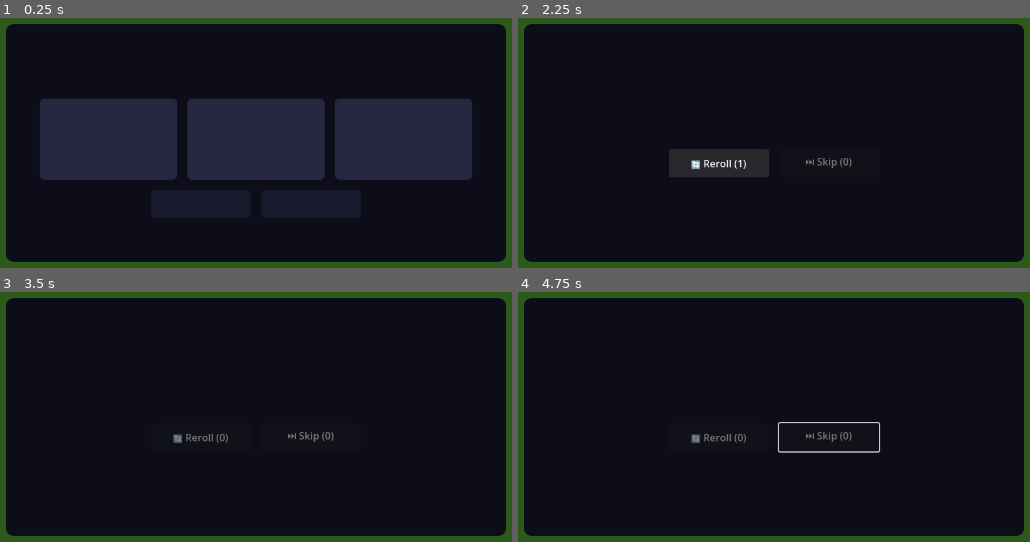
Above: before the commit, frames 1-4 (two rows, left to right).
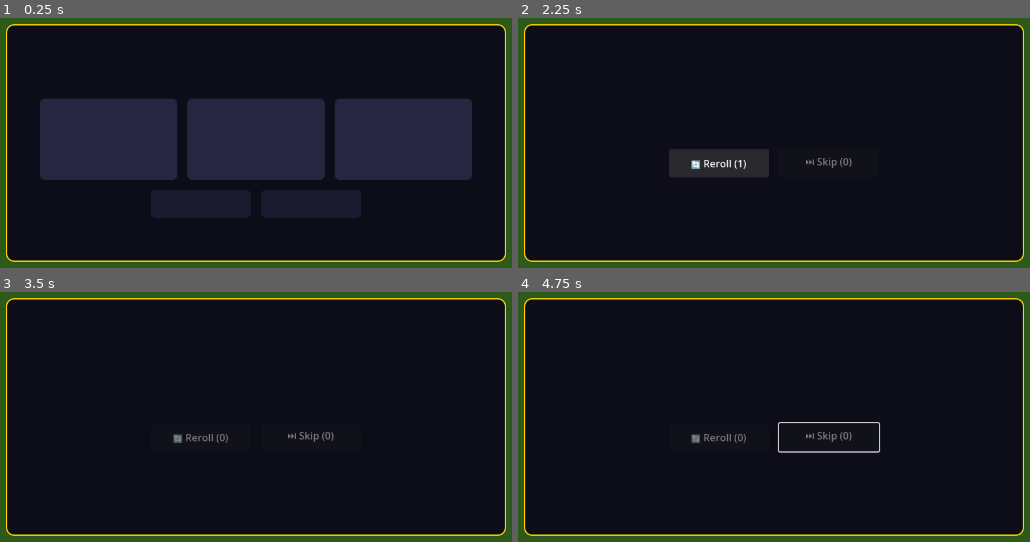
Above: after the commit, the same moments.

Repository: jegy911/survivors-clone
Game: Godot game, scene res://ui/upgrade_ui.tscn
Two runs of this game, one before a commit and one after it. Both use one fixed random seed, a clock stepped at 60 frames per second and the inputs below. This scene is started directly instead of the project's main scene. Sound files missing from this copy of the repository are replaced by a short silence.
Inputs (mouse positions are in pixels of both pictures, inside the frame that each line leads up to):
- Up to frame 1 (0.25 s): no input
- Up to frame 2 (2.25 s): click (830, 203) at 0.5 s; click (830, 203) at 1.25 s; click (717, 203) at 2 s
- Up to frame 3 (3.5 s): click "🔄 Reroll (1)" at 2.75 s
- Up to frame 4 (4.75 s): tap Enter at 3.5 s; hold Right (ui_right) 3.53-4.28 s; tap Space at 4.25 s; hold Down (ui_down) from 4.28 s (still down)

The runs differ from the first frame. In frame 1, 1.9% of the frame differs, in the area x 1-99%, y 2-98%; in frame 2, 1.9%; in frame 3, 1.9%; in frame 4, 1.9%.
Error before the commit: Invalid access to property or key 'xp_to_next_level' on a base object of type 'Nil'. (res://ui/upgrade_ui.gd:244)
Error after the commit: Invalid access to property or key 'xp_to_next_level' on a base object of type 'Nil'. (res://ui/upgrade_ui.gd:250)

Commit message:
Update upgrade_ui.gd

Diff:
--- a/ui/upgrade_ui.gd
+++ b/ui/upgrade_ui.gd
@@ -26,6 +26,11 @@
 
 	var style = StyleBoxFlat.new()
 	style.bg_color = Color("#0D0D1A")
+	style.border_color = Color("#FFD700")
+	style.border_width_left = 2
+	style.border_width_right = 2
+	style.border_width_top = 2
+	style.border_width_bottom = 2
 	style.corner_radius_top_left = 12
 	style.corner_radius_top_right = 12
 	style.corner_radius_bottom_left = 12
@@ -213,7 +218,8 @@
 	current_pool = build_pool()
 	chosen_upgrades = weighted_pick(current_pool, 3)
 
-	$Panel/VBoxContainer/TitleLabel.text = "— LEVEL UP —"
+	$Panel/VBoxContainer/TitleLabel.text = "⭐ LEVEL %d — SEÇİMİNİ YAP ⭐" % player_ref.level
+	$Panel/VBoxContainer/TitleLabel.add_theme_color_override("font_color", Color("#FFD700"))
 	refresh_buttons()
 	visible = true
 
